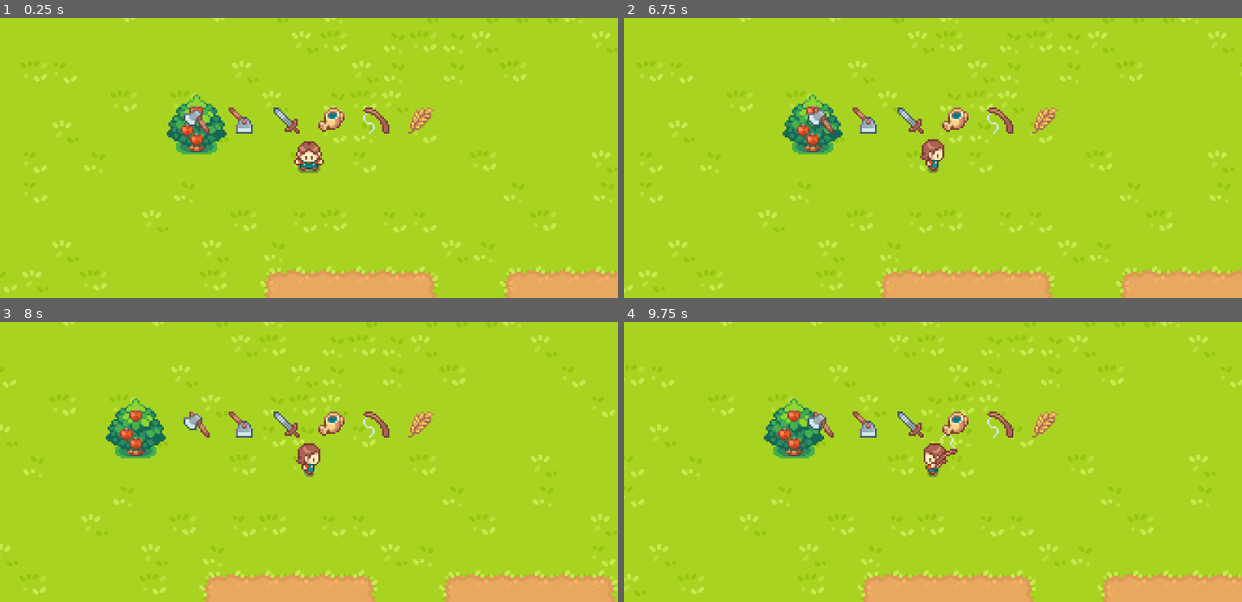
Above: before the commit, frames 1-4 (two rows, left to right).
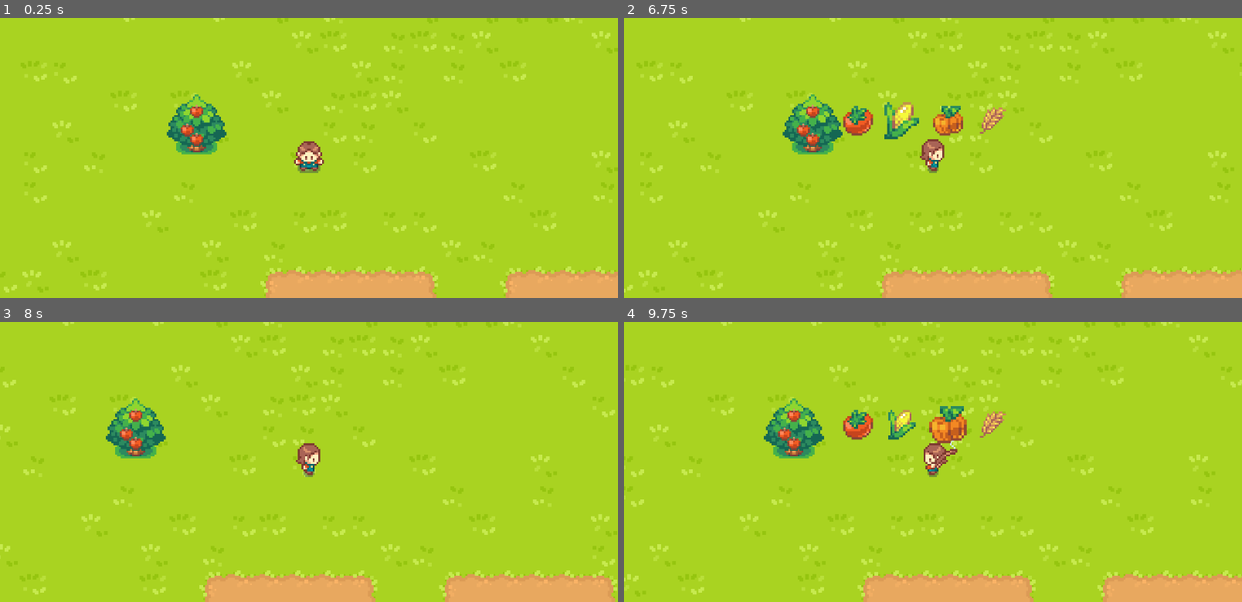
Above: after the commit, the same moments.

Repository: Lolo-arch24/Quiet-Acres
Game: Godot game, scene res://scenes/levels/level.tscn
The game is run twice, just before and just after one commit, with the same random seed, the same clock (stepped at 60 frames per second) and the same inputs.
Inputs (mouse positions are in pixels of both pictures, inside the frame that each line leads up to):
- Up to frame 1 (0.25 s): no input
- Up to frame 2 (6.75 s): tap Enter at 0.5 s; move the mouse to (1068, 144) at 0.52 s; hold D (right) 0.53-1.28 s; tap Space (action) at 0.6, 1.35, 2.3, 3.05, 3.6, 4.35, 5.3, 6.05, 6.6 s; click (1068, 144) at 0.67 s; move the mouse to (809, 172) at 1.27 s; hold Q (tool_backward) 1.28-2.03 s; move the mouse to (994, 96) at 2.02 s; hold D (right) 2.03-2.78 s; tap Alt at 2.1, 5.1 s; move the mouse to (902, 214) at 2.77 s; hold C (seed_forward) 2.78-3.53 s; tap Shift at 2.85, 5.85 s; click (902, 214) at 2.92 s; move the mouse to (1118, 200) at 3.52 s; hold A (left) 3.53-5.03 s; move the mouse to (747, 116) at 4.27 s; move the mouse to (963, 158) at 5.02 s; hold Q (tool_backward) 5.03-5.78 s; click (963, 158) at 5.17 s; move the mouse to (840, 88) at 5.77 s; hold D (right) 5.78-6.53 s; move the mouse to (1068, 144) at 6.52 s; hold C (seed_forward) from 6.53 s (still down)
- Up to frame 3 (8 s): move the mouse to (185, 476) at 7.27 s; release C (seed_forward) at 7.28 s; hold D (right) from 7.28 s (still down); tap Space (action) at 7.35 s; click (185, 476) at 7.42 s
- Up to frame 4 (9.75 s): move the mouse to (994, 400) at 8.02 s; release D (right) at 8.03 s; hold Q (tool_backward) 8.03-8.78 s; tap Alt at 8.1 s; tap Space (action) at 8.3, 9.05, 9.6 s; move the mouse to (902, 518) at 8.77 s; hold A (left) 8.78-9.53 s; tap Shift at 8.85 s; move the mouse to (1118, 504) at 9.52 s; hold C (seed_forward) from 9.53 s (still down); click (1118, 504) at 9.67 s

The runs differ from the first frame. In frame 1, 1.2% of the frame differs, in the area x 29-71%, y 31-42%; in frame 2, 2.2%; in frame 3, 1.2%; in frame 4, 2.2%, in the area x 29-71%, y 30-44%.

Commit message:
Add tool/seed UI reveal with highlight and timer

Diff:
--- a/scenes/characters/player.gd
+++ b/scenes/characters/player.gd
@@ -26,11 +26,11 @@
 	if Input.is_action_just_pressed("tool_forward") or Input.is_action_just_pressed("tool_backward"):
 		var dir = Input.get_axis("tool_backward", "tool_forward")
 		current_tool = posmod(current_tool + int(dir), Enum.Tool.size()) as Enum.Tool
-
+		$ToolUI.reveal(true)
 
 	if Input.is_action_just_pressed("seed_forward"):
 		current_seed = posmod(current_seed + 1,  Enum.Seed.size()) as Enum.Seed
-		print(current_seed)
+		$ToolUI.reveal(false)
 
 	if Input.is_action_just_pressed("action"):
 		tool_state_machine.travel(Data.TOOL_STATE_ANIMATIONS[current_tool])
--- a/scenes/ui/tool_ui.gd
+++ b/scenes/ui/tool_ui.gd
@@ -7,11 +7,19 @@
 	Enum.Tool.SWORD: preload("res://graphics/icons/sword.png"),
 	Enum.Tool.FISH: preload("res://graphics/icons/fish.png"),
 	Enum.Tool.SEED: preload("res://graphics/icons/wheat.png"),}
+const SEED_TEXTURES = {
+	Enum.Seed.CORN: preload("res://graphics/icons/corn.png"),
+	Enum.Seed.PUMPKIN: preload("res://graphics/icons/pumpkin.png"),
+	Enum.Seed.TOMATO: preload("res://graphics/icons/tomato.png"),
+	Enum.Seed.WHEAT: preload("res://graphics/icons/wheat.png"),}
 
 var tool_texture_scene = preload("res://scenes/ui/tool_ui_texture.tscn")
 
 func _ready() -> void:
+	for container in [$ToolContainer, $SeedContainer]:
+		container.hide()
 	texture_setup(Enum.Tool.values(), TOOL_TEXTURES, $ToolContainer)
+	texture_setup(Enum.Seed.values(), SEED_TEXTURES, $SeedContainer)
 
 
 func texture_setup(enum_list: Array, textures: Dictionary, container: HBoxContainer):
@@ -19,3 +27,21 @@
 		var tool_texture = tool_texture_scene.instantiate()
 		tool_texture.setup(enum_id, textures[enum_id])
 		container.add_child(tool_texture)
+
+
+func reveal(tool: bool):
+	$HideTimer.start()
+	var current_container = $ToolContainer if tool else $SeedContainer
+	var target = get_parent().current_tool if tool else get_parent().current_seed
+	for container in [$ToolContainer, $SeedContainer]:
+		container.hide()
+	current_container.show()
+
+
+	for texture in current_container.get_children():
+		texture.highlight(target == texture.tool_enum)
+
+
+func _on_hide_timer_timeout() -> void:
+	for container in [$ToolContainer, $SeedContainer]:
+		container.hide()
--- a/scenes/ui/tool_ui.tscn
+++ b/scenes/ui/tool_ui.tscn
@@ -25,3 +25,23 @@
 offset_bottom = -10.0
 grow_horizontal = 2
 grow_vertical = 2
+
+[node name="SeedContainer" type="HBoxContainer" parent="." unique_id=819391978]
+custom_minimum_size = Vector2(100, 30)
+layout_mode = 1
+anchors_preset = -1
+anchor_left = 0.5
+anchor_top = 0.5
+anchor_right = 0.5
+anchor_bottom = 0.5
+offset_left = -50.0
+offset_top = -30.0
+offset_right = 50.0
+offset_bottom = -10.0
+grow_horizontal = 2
+grow_vertical = 2
+
+[node name="HideTimer" type="Timer" parent="." unique_id=286888123]
+one_shot = true
+
+[connection signal="timeout" from="HideTimer" to="." method="_on_hide_timer_timeout"]
--- a/scenes/ui/tool_ui_texture.gd
+++ b/scenes/ui/tool_ui_texture.gd
@@ -5,3 +5,8 @@
 func setup(new_tool_enum: Enum.Tool, main_texture: Texture):
 	tool_enum = new_tool_enum
 	$TextureRect.texture = main_texture
+
+func highlight(selected: bool):
+	var tween = create_tween()
+	var target_size = Vector2(20,20) if selected else Vector2(16,16)
+	tween.tween_property($TextureRect, "custom_minimum_size", target_size, .1)
Not shown, changed: premade/code_snippets.txt
